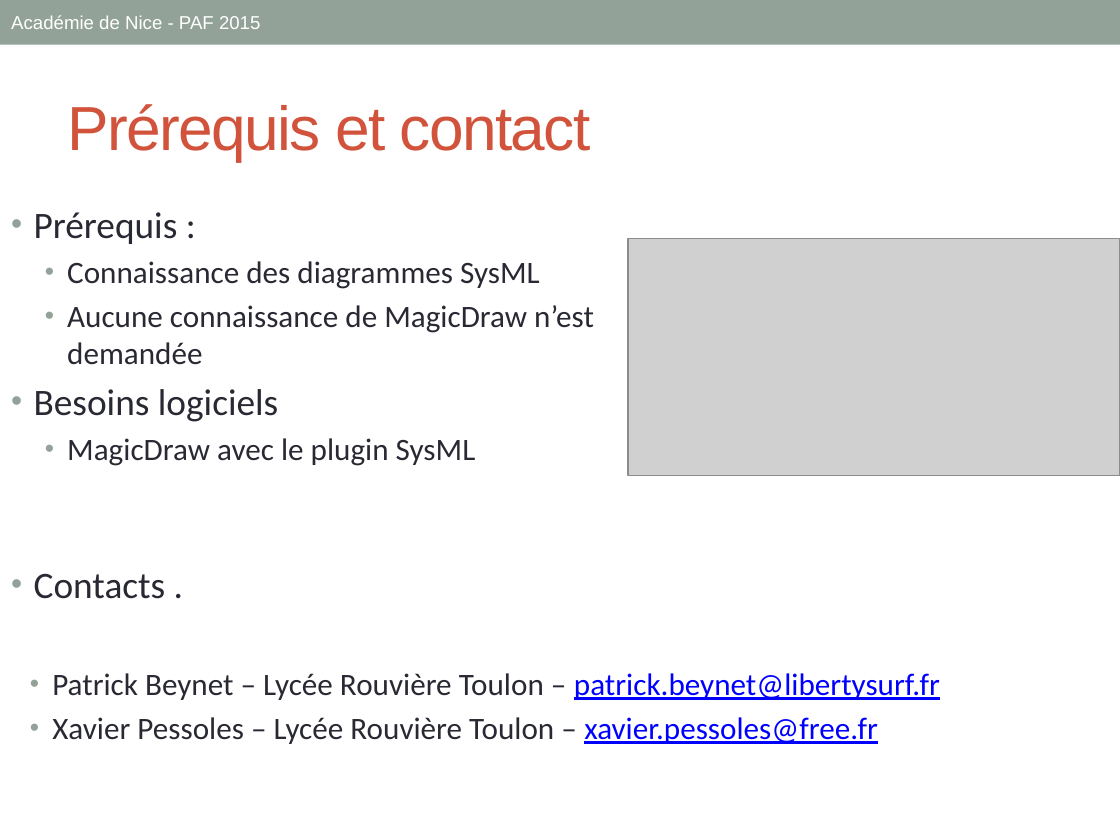
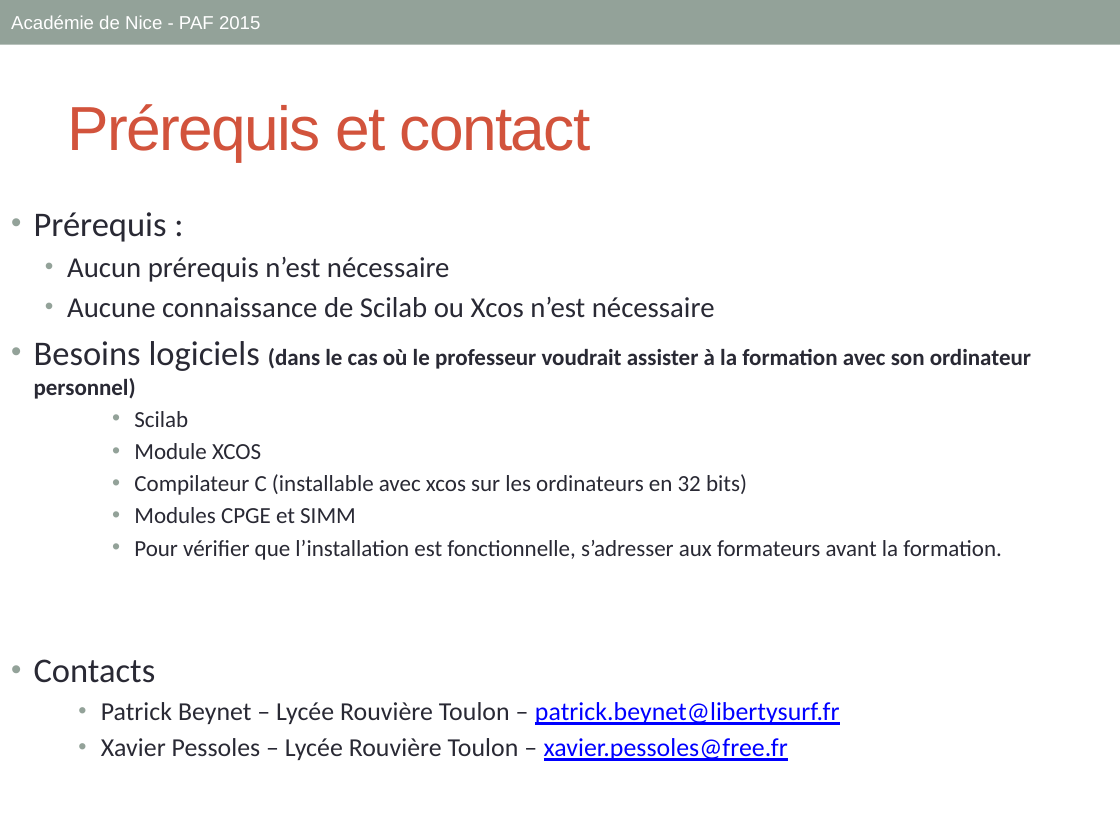
Before and after one commit to xpessoles/Formations, a slide deck: slide 4 of 01_ModelisationMultiphysique/Administratif/SCIL1_PPT.pptx. Drawn at 1120x840 pixels with LibreOffice and Linux fonts; fonts in the diff are those of the drawing; grey boxes stand for pictures. Boxes give left, top, right and bottom in pixels: in the first picture for what was removed or moved away, otherwise in the second. Text is boxed around its words. In the diff, an @@ line names an element or a change of style, - is before the commit and + after.

Commit message:
Fiches de formations.

```diff
--- a/01_ModelisationMultiphysique/Administratif/SCIL1_PPT.pptx
+++ b/01_ModelisationMultiphysique/Administratif/SCIL1_PPT.pptx
@@ text at [34,212,167,242]: size 24 to 22.2 pt in "Prérequis :" @@
@@ picture removed at [628,239,1120,476] @@
@@ text at [34,257,1031,761]: text changed; size 20 to 14.8 pt @@
-  • Connaissance des diagrammes SysML
-  • Aucune connaissance de MagicDraw n’est demandée
-• Besoins logiciels
-  • MagicDraw avec le plugin SysML
-• Contacts .
+  • Aucun prérequis n’est nécessaire
+  • Aucune connaissance de Scilab ou Xcos n’est nécessaire
+• Besoins logiciels (dans le cas où le professeur voudrait assister à la formation avec son ordinateur personnel)
+      • Scilab
+      • Module XCOS
+      • Compilateur C (installable avec xcos sur les ordinateurs en 32 bits)
+      • Modules CPGE et SIMM
+      • Pour vérifier que l’installation est fonctionnelle, s’adresser aux formateurs avant la formation.
+• Contacts
+    • Patrick Beynet – Lycée Rouvière Toulon – patrick.beynet@libertysurf.fr
+    • Xavier Pessoles – Lycée Rouvière Toulon – xavier.pessoles@free.fr
@@ text removed at [52,673,940,744] @@
-• Patrick Beynet – Lycée Rouvière Toulon – patrick.beynet@libertysurf.fr
-• Xavier Pessoles – Lycée Rouvière Toulon – xavier.pessoles@free.fr
```
Also in this commit, not shown: 2 other slides changed, 1 slide added, 1 slide removed, 8 other files.
